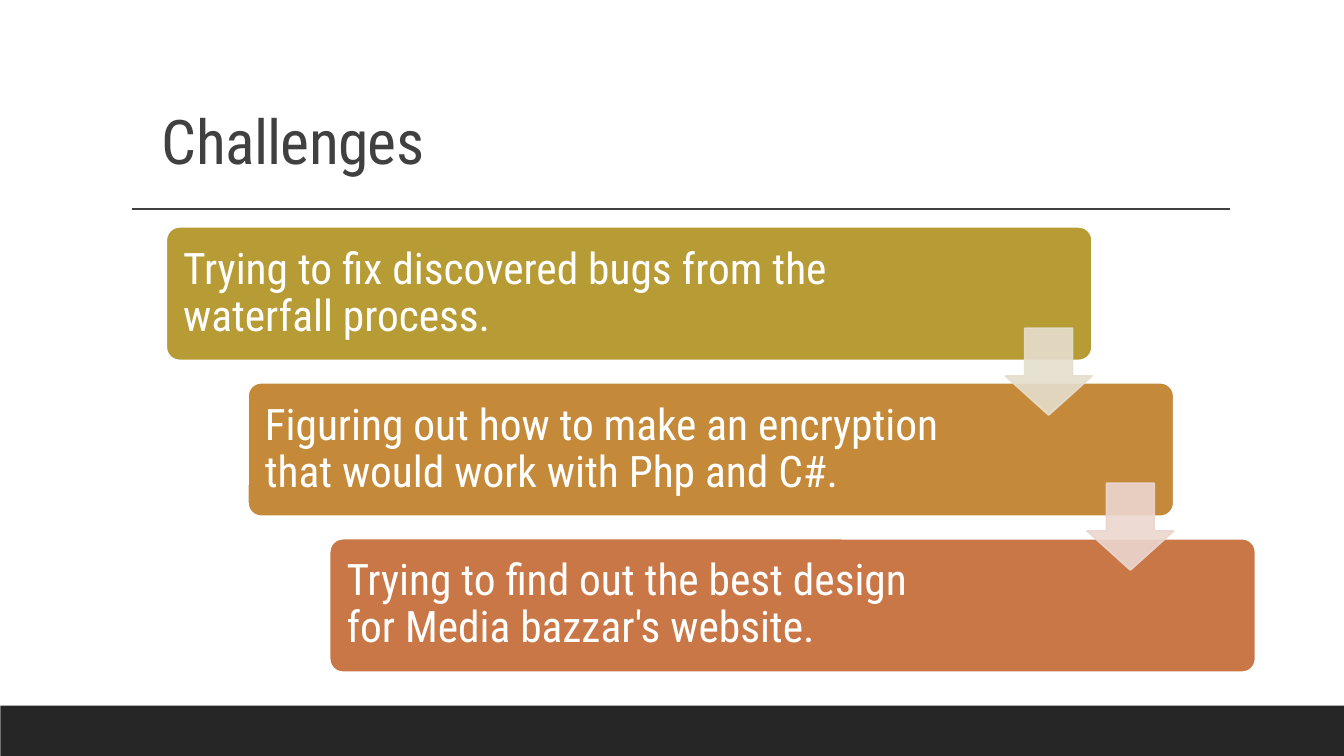
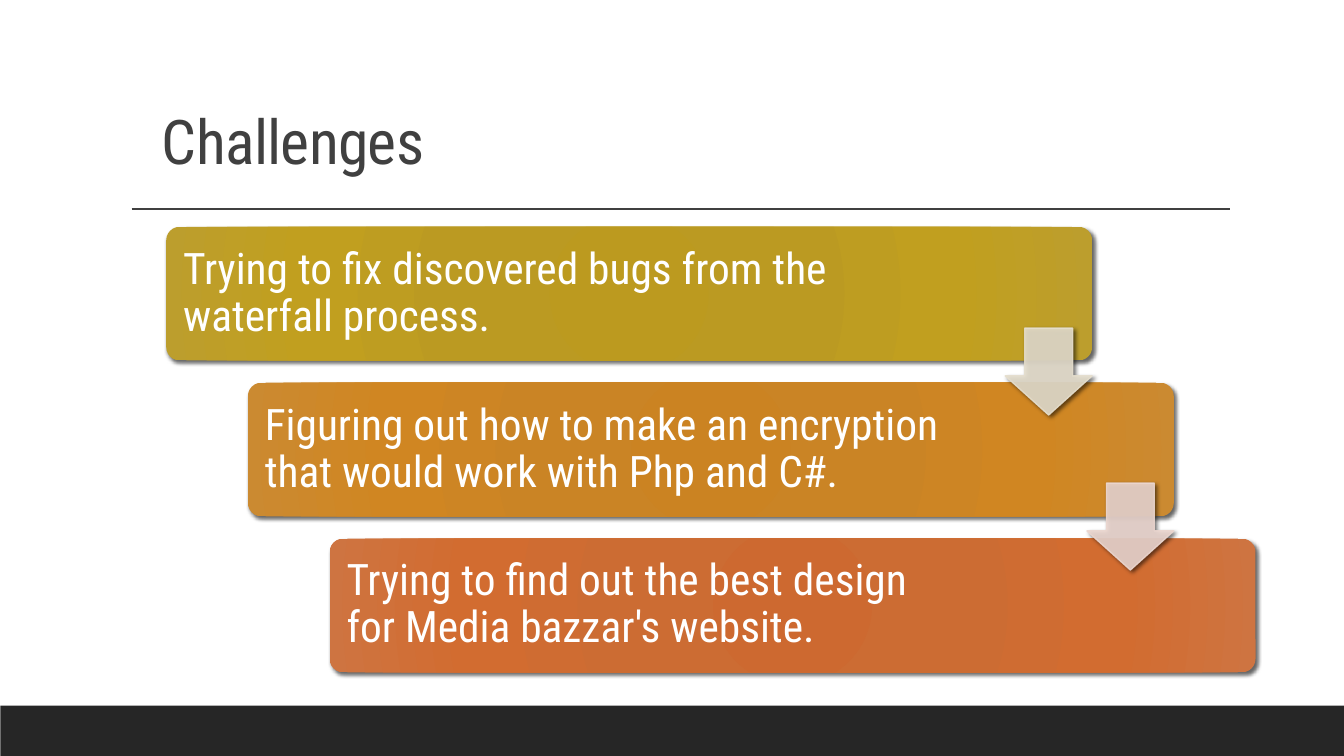
Before and after one commit to Mikey-OG/MediaBazaarproject, a slide deck: slide 5 of Project Documents/Presentation/MediaBazzarWebPresentation.pptx. Drawn at 1344x756 pixels with LibreOffice and Linux fonts; fonts in the diff are those of the drawing. Boxes give left, top, right and bottom in pixels: in the first picture for what was removed or moved away, otherwise in the second. Text is boxed around its words. In the diff, an @@ line names an element or a change of style, - is before the commit and + after.

```diff
--- a/Project Documents/Presentation/MediaBazzarWebPresentation.pptx
+++ b/Project Documents/Presentation/MediaBazzarWebPresentation.pptx
@@ rounded rectangle at bbox=[166, 227, 1093, 361]: fill #B79B35 to gradient #BD9B1F to #BC9B23 to #C19F20 to #BE9F2F; outline #FFFFFF 1.25 pt to none; shadow on @@
@@ down arrow at bbox=[1005, 329, 1092, 415]: outline #E6DECE 1.25 pt to #E6DECE 1 pt; shadow on @@
@@ rounded rectangle at bbox=[248, 383, 1175, 517]: fill #C58A39 to gradient #CB8322 to #CA8426 to #D08723 to #CC8B32; outline #FFFFFF 1.25 pt to none; shadow on @@
@@ down arrow at bbox=[1087, 483, 1174, 570]: outline #EBD6CF 1.25 pt to #EBD6CF 1 pt; shadow on @@
@@ rounded rectangle at bbox=[330, 538, 1256, 673]: fill #C97747 to gradient #CD6A30 to #CC6C34 to #D36D31 to #D07541; outline #FFFFFF 1.25 pt to none; shadow on @@
```
Also in this commit, not shown: 5 other slides changed.
